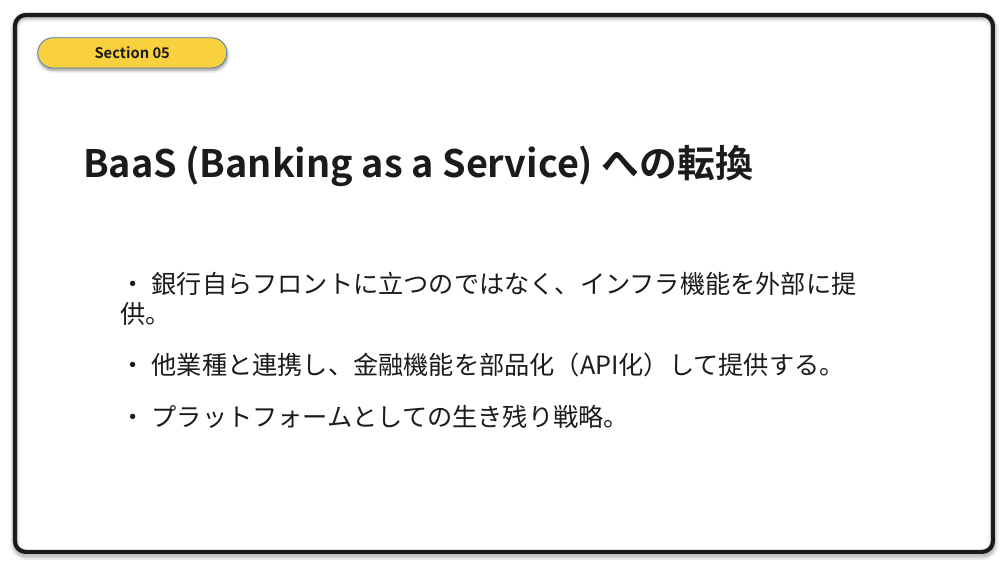
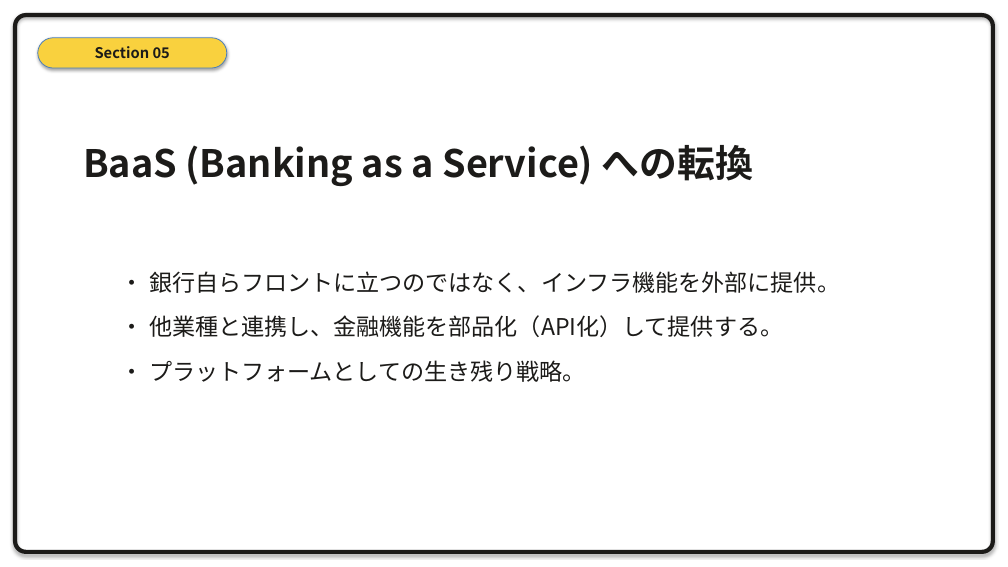
Before and after one commit to xilicrysta/bank-pptx, a slide deck: slide 22 of design-strategy/bank_strategy_presentation.pptx. Drawn at 1008x567 pixels with LibreOffice and Linux fonts; fonts in the diff are those of the drawing. Boxes give left, top, right and bottom in pixels: in the first picture for what was removed or moved away, otherwise in the second. Text is boxed around its words. In the diff, an @@ line names an element or a change of style, - is before the commit and + after.

```diff
--- a/design-strategy/bank_strategy_presentation.pptx
+++ b/design-strategy/bank_strategy_presentation.pptx
@@ text "• 銀行自らフロントに立つのではなく、インフラ機能を外部に提供。" at (149,271,840,382): size 24 to 22 pt; less space between paragraphs @@
```
Also in this commit, not shown: 15 other slides changed, 1 other file.
